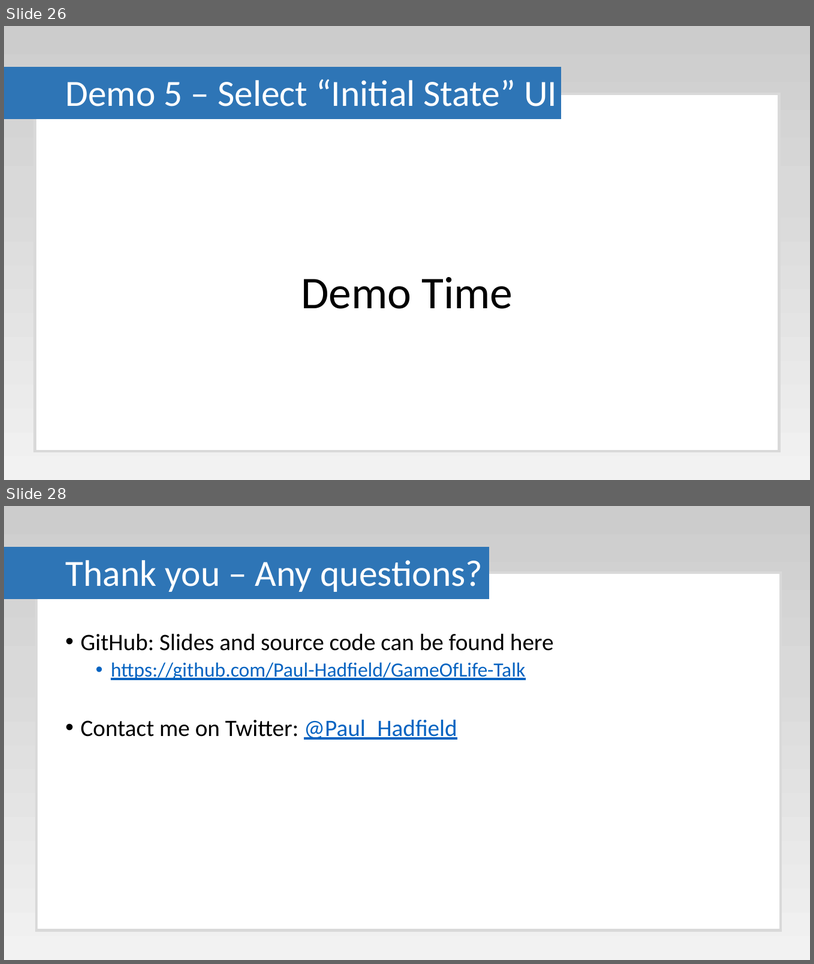
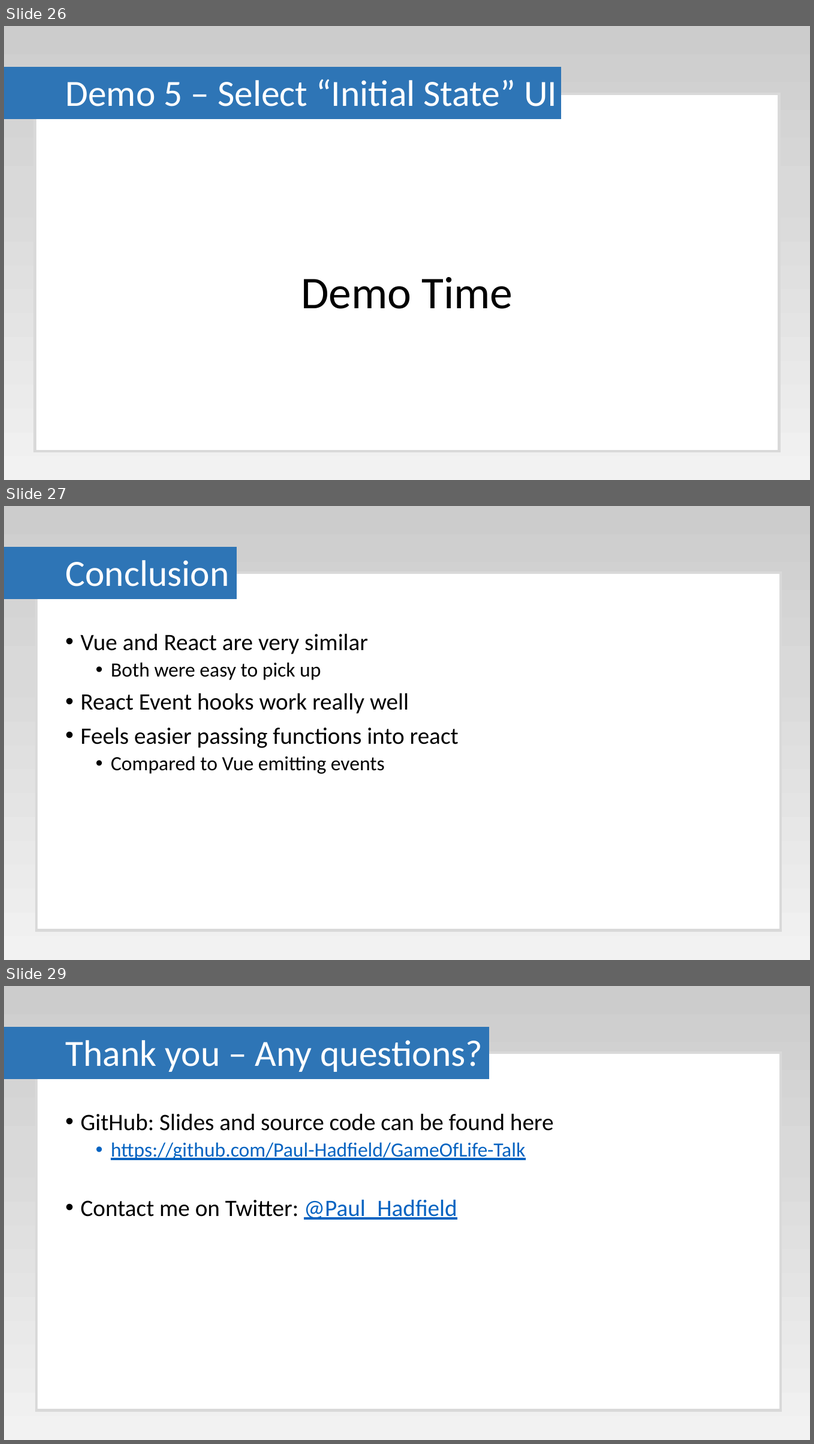
Before and after one commit to Paul-Hadfield/GameOfLife-Talk, a slide deck: Game Of Life Presentation.pptx. Shown one above the other, each under a label of ours: slides 26 and 28 before the commit, slides 26, 27 and 29 after it; the slides between them are not shown. The pictures are 814x964 and 814x1444 pixels, drawn with LibreOffice and Linux fonts; fonts in the diff are those of the drawing. Boxes give left, top, right and bottom in pixels: in the first picture for what was removed or moved away, otherwise in the second. Text is boxed around its words. In the diff, an @@ line names an element or a change of style, - is before the commit and + after.

```diff
--- a/Game Of Life Presentation.pptx
+++ b/Game Of Life Presentation.pptx
@@ slide 27 added at <box>4,506,810,960</box>, background gradient #CCCCCC to #D9D9D9 to #F2F2F2 @@
@@ rectangle added at <box>4,547,236,598</box>, fill #2E75B6, outline #2E75B6 1 pt @@
@@ rectangle added at <box>36,573,782,930</box>, fill #FFFFFF, outline #D9D9D9 3 pt @@
@@ title added at <box>65,560,229,586</box>, 44 pt, text #FFFFFF @@
+Conclusion
@@ text added at <box>81,633,459,774</box>, 28 pt, text #000000 @@
+• Vue and React are very similar
+  • Both were easy to pick up
+• React Event hooks work really well
+• Feels easier passing functions into react
+  • Compared to Vue emitting events
@@ what was slide 28 is now slide 29 @@
```
Also in this commit, not shown: 6 slides changed, 1 other slide added, 1 slide removed.
